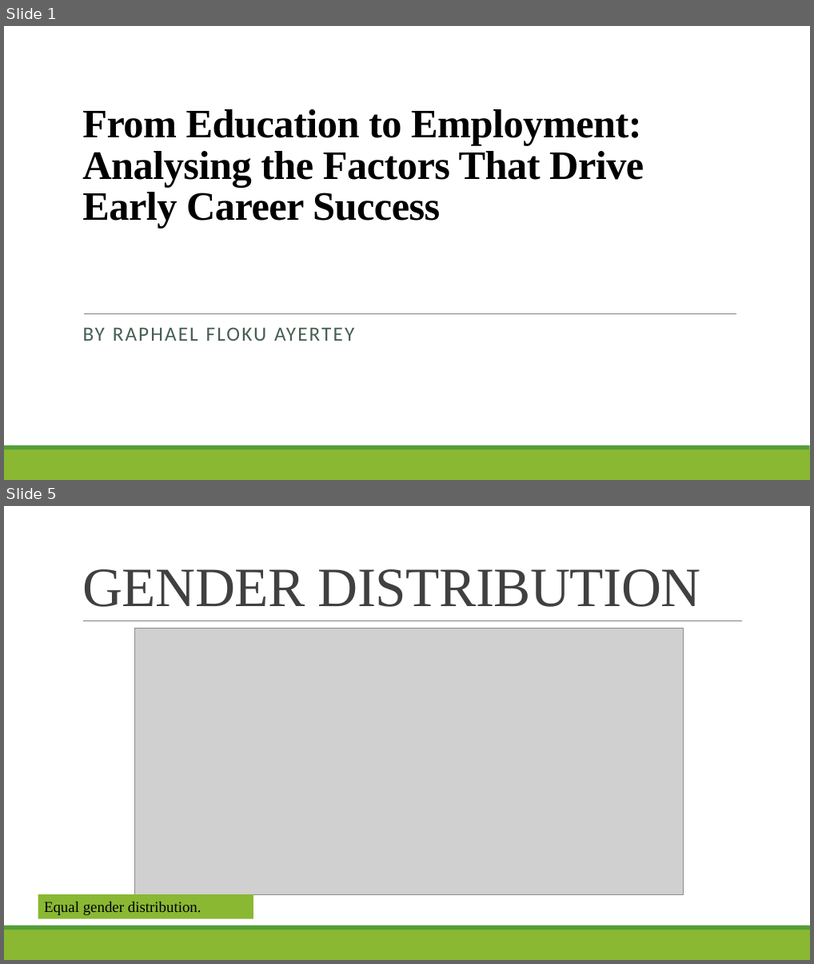
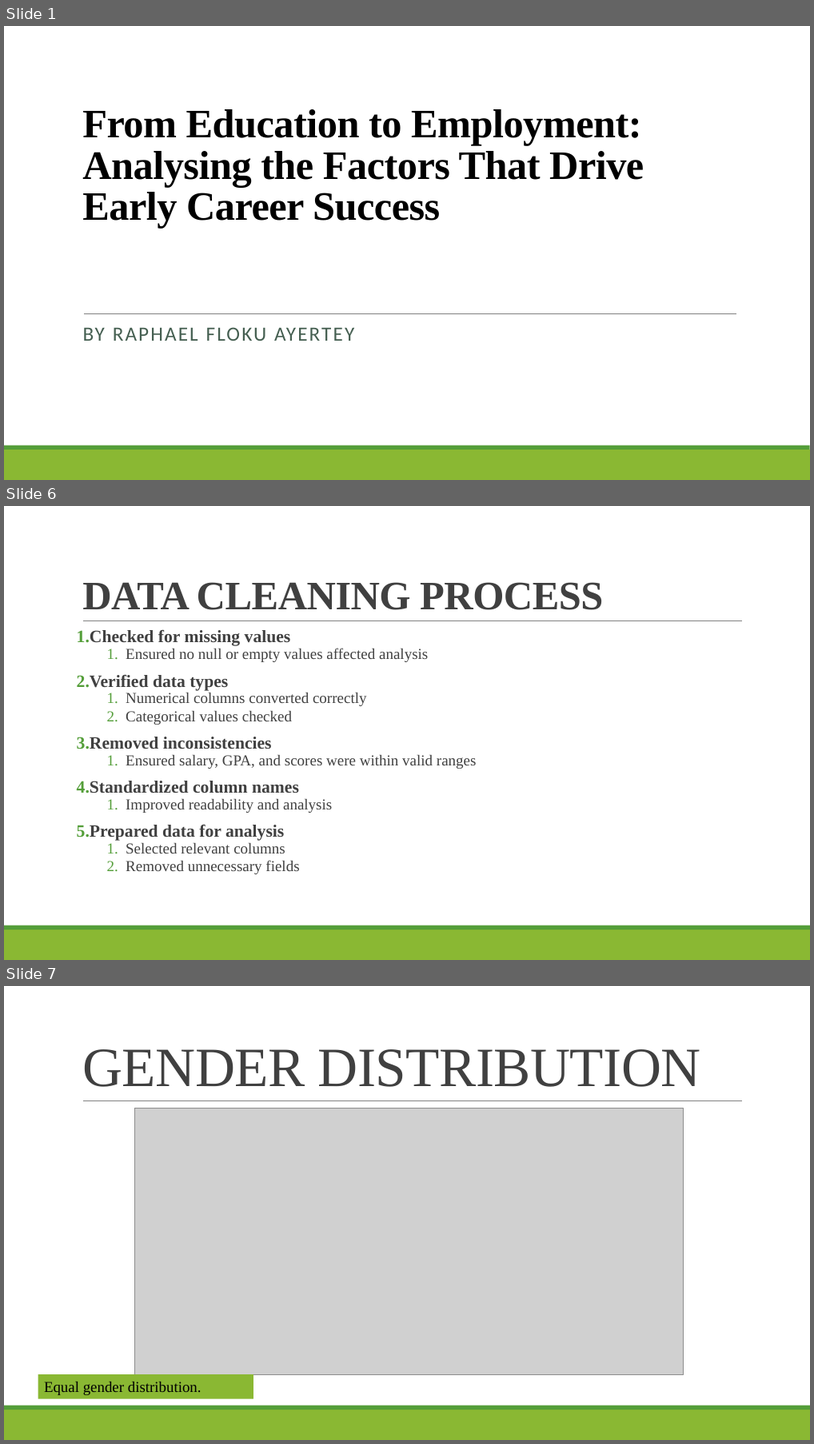
Before and after one commit to raphaelayerteyfloku1-bot/From-Education-to-Employment-Analyzing-Early-Career-Success, a slide deck: education success ppt.pptx. Shown one above the other, each under a label of ours: slides 1 and 5 before the commit, slides 1, 6 and 7 after it; the slides between them are not shown. The pictures are 814x964 and 814x1444 pixels, drawn with LibreOffice and Linux fonts; fonts in the diff are those of the drawing; grey boxes stand for pictures. Boxes give left, top, right and bottom in pixels: in the first picture for what was removed or moved away, otherwise in the second. Text is boxed around its words. In the diff, an @@ line names an element or a change of style, - is before the commit and + after.

```diff
--- a/education success ppt.pptx
+++ b/education success ppt.pptx
@@ slide 6 added at [4, 506, 810, 960], background #FFFFFF; not listed: 3 template elements that a slide beside it also shows @@
@@ title added at [82, 582, 603, 610], 48 pt, text #404040, bold @@
+DATA CLEANING PROCESS
@@ text added at [77, 629, 477, 874], 18.1 pt, text #404040 @@
+1. Checked for missing values
+  1. Ensured no null or empty values affected analysis
+2. Verified data types
+  1. Numerical columns converted correctly
+  2. Categorical values checked
+3. Removed inconsistencies
+  1. Ensured salary, GPA, and scores were within valid ranges
+4. Standardized column names
+  1. Improved readability and analysis
+5. Prepared data for analysis
+  1. Selected relevant columns
+  2. Removed unnecessary fields
@@ what was slide 5 is now slide 7 @@
```
Also in this commit, not shown: 3 slides changed, 1 other slide added.
